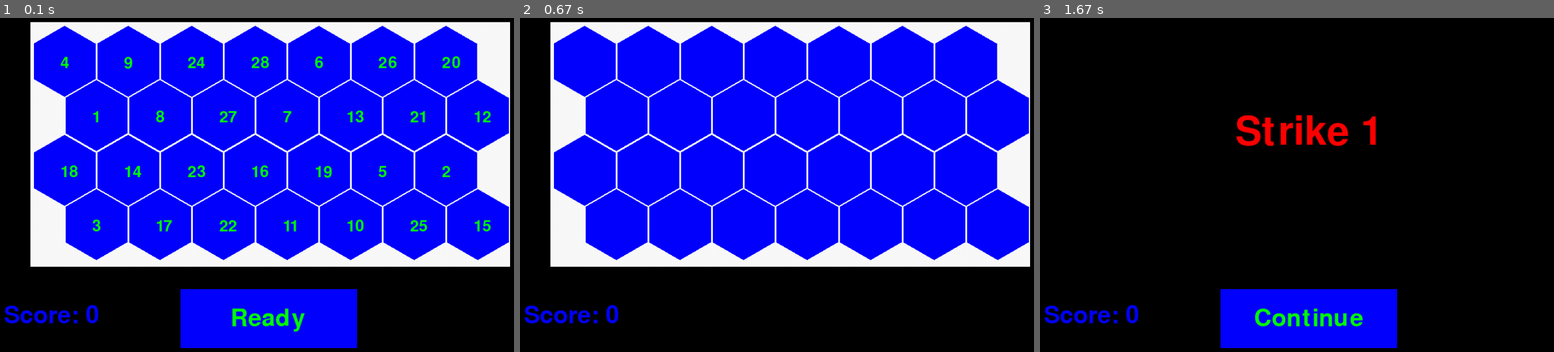
Above: before the commit, frames 1-3 (left to right).
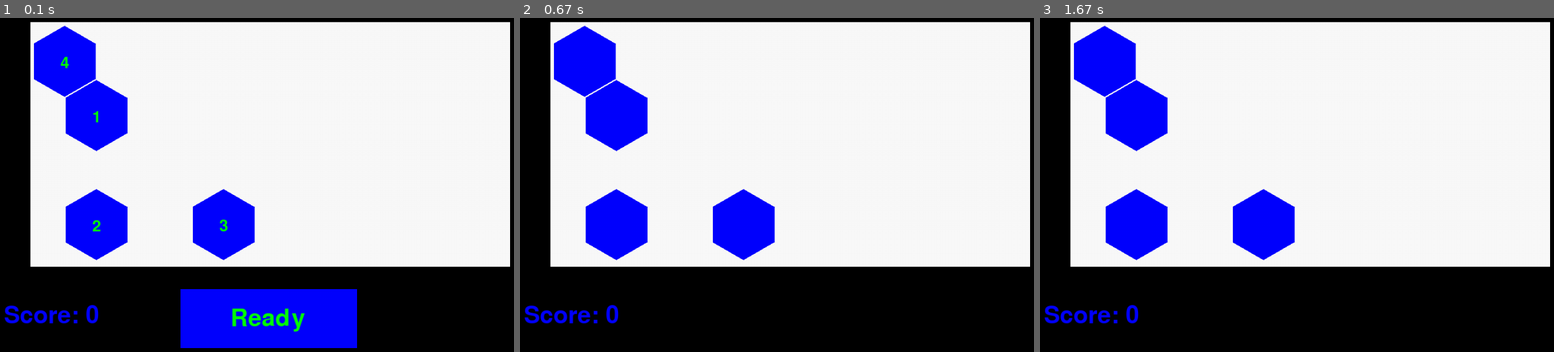
Above: after the commit, the same moments.

Repository: znavarra/Memory-Game
Game: pygame game, started from larger hexes.py
The game is run twice, just before and just after one commit, with the same random seed, the same clock (stepped at 60 frames per second) and the same inputs.
Inputs (mouse positions are in pixels of both pictures, inside the frame that each line leads up to):
- Up to frame 1 (0.1 s): no input
- Up to frame 2 (0.67 s): press the mouse at (787, 318) at 0.37 s; move the mouse to (694, 221) at 0.47 s; release the mouse at (607, 128) at 0.6 s
- Up to frame 3 (1.67 s): click (1394, 51) at 0.72 s

The runs differ from the first frame. In frame 1, 47% of the frame differs, in the area x 6-100%, y 2-73%; in frame 2, 47%; in frame 3, 75%, in the area x 5-100%, y 1-99%.

Commit message:
larger hexes

Diff:
--- a/larger hexes.py
+++ b/larger hexes.py
@@ -150,7 +150,7 @@
 start_time = 0
 current_time = 0
 run = True
-number = 28
+number = 4
 game_over = False
 ready_click = False
 strike = 0
@@ -171,7 +171,7 @@
         if event.type == pygame.MOUSEBUTTONDOWN and event.button == 1:
 
             pos = pygame.mouse.get_pos()
-            print(pos)
+            #print(pos)
 
             if ready_rect.collidepoint(pos) and ready_click == False:
 
--- a/memory pygame.py
+++ b/memory pygame.py
@@ -150,7 +150,7 @@
 start_time = 0
 current_time = 0
 run = True
-number = 4
+number = 43
 game_over = False
 ready_click = False
 strike = 0
